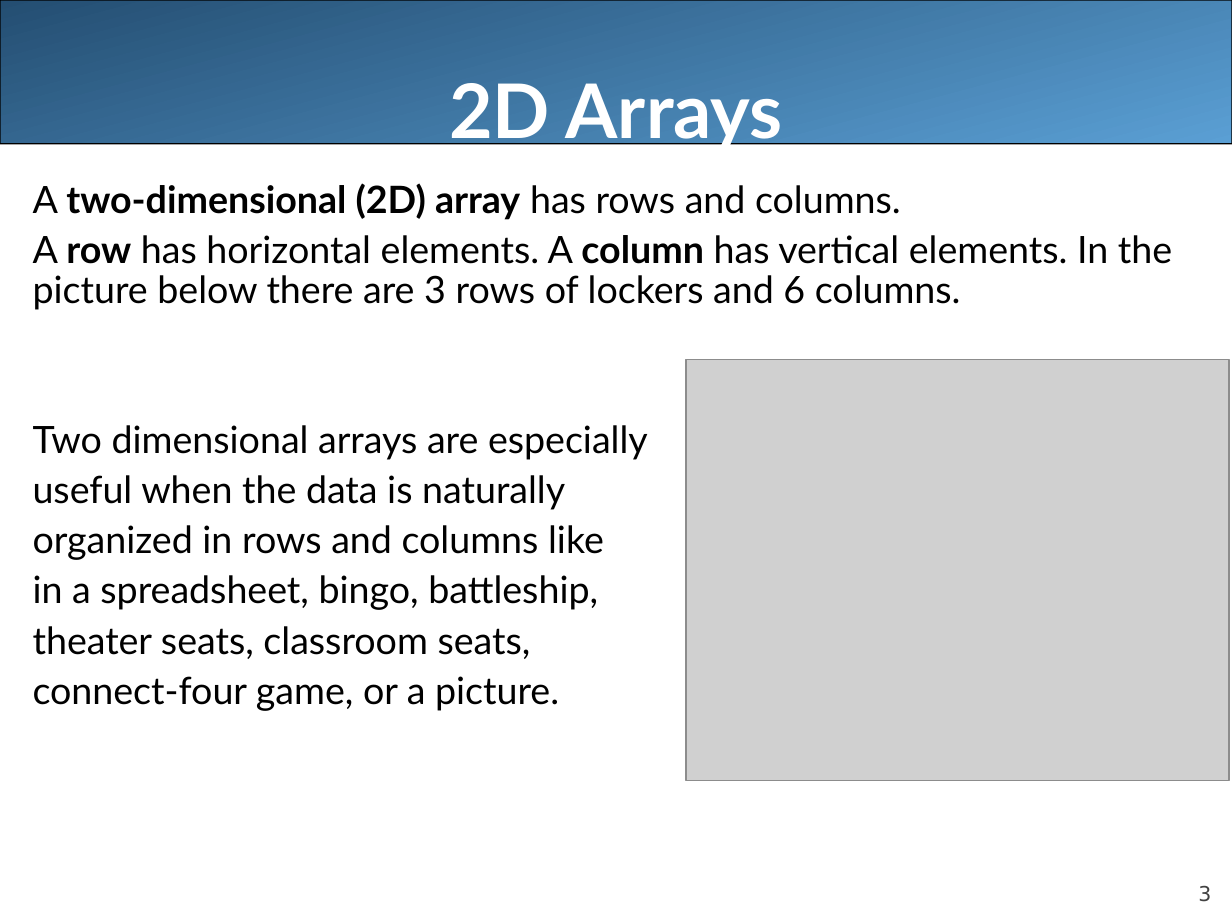
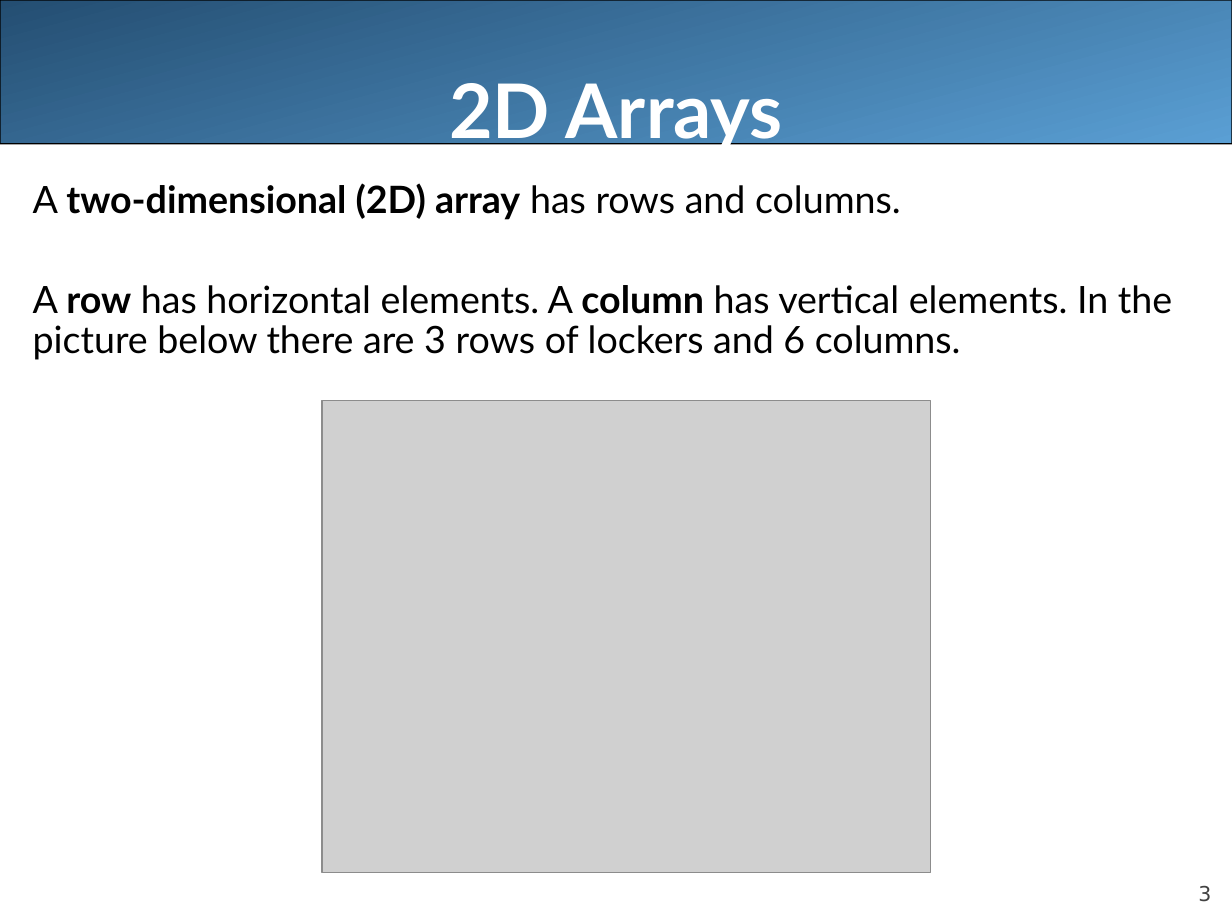
Before and after one commit to LongBaoNguyen/longbaonguyen.github.io, a slide deck: slide 3 of courses/apcsa/lecture20.ppt. Drawn at 1232x924 pixels with LibreOffice and Linux fonts; fonts in the diff are those of the drawing; grey boxes stand for pictures. Boxes give left, top, right and bottom in pixels: in the first picture for what was removed or moved away, otherwise in the second. Text is boxed around its words. In the diff, an @@ line names an element or a change of style, - is before the commit and + after.

```diff
--- a/courses/apcsa/lecture20.ppt
+++ b/courses/apcsa/lecture20.ppt
@@ picture resized from (x1=686, y1=360, x2=1230, y2=781) to (x1=322, y1=400, x2=930, y2=872) @@
@@ text at (x1=33, y1=425, x2=648, y2=711): paragraphs removed @@
-Two dimensional arrays are especially
-useful when the data is naturally
-organized in rows and columns like
-in a spreadsheet, bingo, battleship,
-theater seats, classroom seats,
-connect-four game, or a picture.
```
Also in this commit, not shown: 6 other slides changed, 2 slides added, 2 slides removed, 18 other files.
